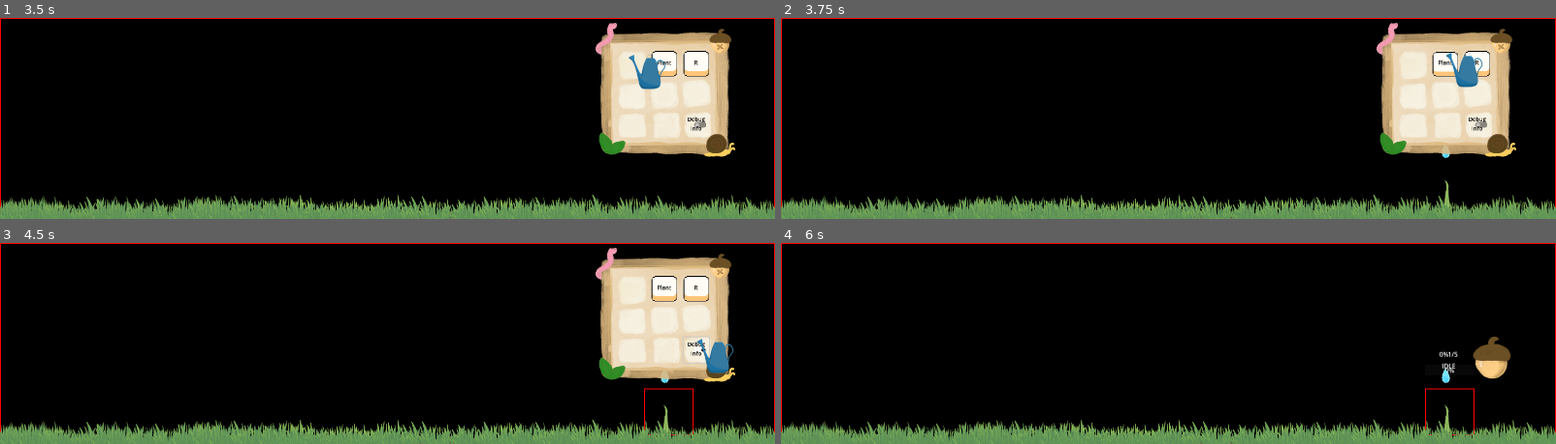
Above: before the commit, frames 1-4 (two rows, left to right).
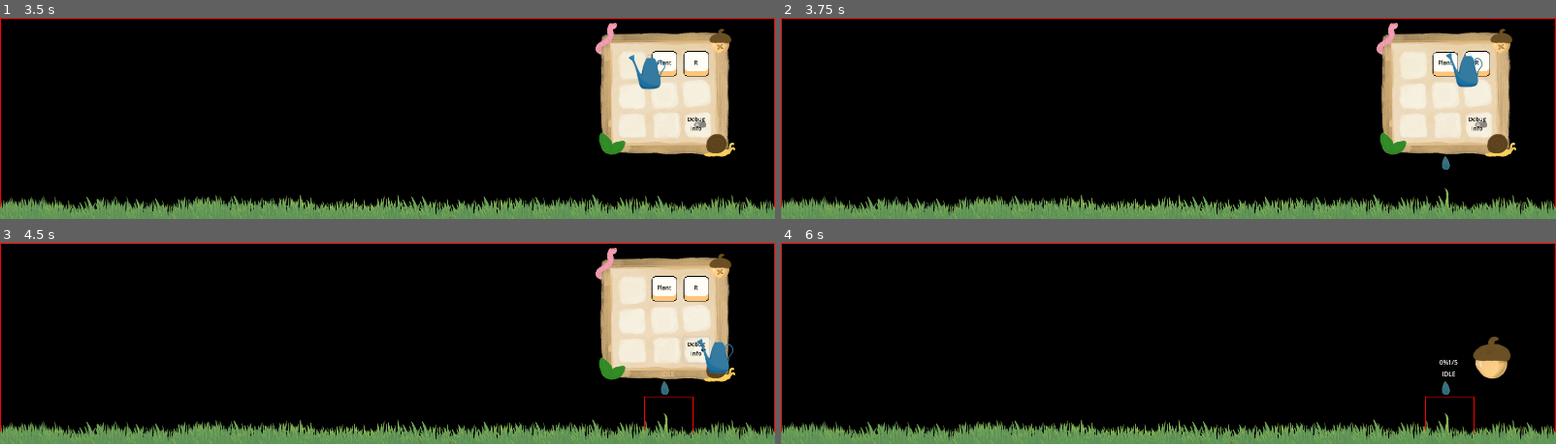
Above: after the commit, the same moments.

Repository: 9er-tom/desktop-forest
Game: Godot game, scene res://main.tscn
Two runs of this game, one before a commit and one after it. Both use one fixed random seed, a clock stepped at 60 frames per second and the inputs below.
Inputs (mouse positions are in pixels of both pictures, inside the frame that each line leads up to):
- Up to frame 1 (3.5 s): click (713, 132) at 0.5 s; click (720, 42) at 1.25 s; click (713, 132) at 2 s; click (627, 66) at 2.75 s
- Up to frame 2 (3.75 s): click "Plant" at 3.5 s
- Up to frame 3 (4.5 s): click "Debug Info" at 4.25 s
- Up to frame 4 (6 s): click "R" at 5 s; click (1501, 267) at 5.75 s

Frame 1 is identical in both runs. In frame 2, 0.1% of the frame differs, in the area x 85-87%, y 63-95%; in frame 3, 0.2%; in frame 4, 0.4%, in the area x 83-90%, y 53-96%.

Commit message:
water levle shader

Diff:
--- a/main.tscn
+++ b/main.tscn
@@ -217,6 +217,7 @@
 plantPrefabs = Array[PackedScene]([ExtResource("8_4c57u")])
 spawnButton = NodePath("../../ToolboxUi/toolbox/SpawnBtn")
 gridCellSize = Vector2i(200, 160)
+gridCellYMaxOffset = 50
 
 [node name="Grass" type="Node2D" parent="GroundSlot"]
 z_index = 200
--- a/prefabs/plant.tscn
+++ b/prefabs/plant.tscn
@@ -8,6 +8,7 @@
 [ext_resource type="Texture2D" uid="uid://cbdkpww4tf8ct" path="res://assets/plants/4.PNG" id="5_jiiti"]
 [ext_resource type="Texture2D" uid="uid://cmibvwsat2lwn" path="res://assets/plants/5.PNG" id="6_xrecf"]
 [ext_resource type="Texture2D" uid="uid://b7m2wddbrjvm5" path="res://assets/ui/waterdrop.png" id="8_8laha"]
+[ext_resource type="Shader" uid="uid://b1x2e4onsxwc2" path="res://shader/filling.gdshader" id="8_r0ox0"]
 
 [sub_resource type="ShaderMaterial" id="ShaderMaterial_nb6st"]
 shader = ExtResource("2_8laha")
@@ -41,6 +42,11 @@
 "speed": 5.0
 }]
 
+[sub_resource type="ShaderMaterial" id="ShaderMaterial_r0ox0"]
+resource_local_to_scene = true
+shader = ExtResource("8_r0ox0")
+shader_parameter/progress = 0.0
+
 [node name="Plant" type="Control"]
 layout_mode = 3
 anchors_preset = 15
@@ -70,25 +76,15 @@
 border_width = 2.0
 editor_only = false
 
-[node name="WaterProgress" type="ProgressBar" parent="."]
-layout_mode = 1
-anchors_preset = 10
-anchor_right = 1.0
-offset_left = -2.0
-offset_top = -60.0
-offset_right = 2.0
-offset_bottom = -33.0
-grow_horizontal = 2
-max_value = 2.5
-
 [node name="ThirstIcon" type="TextureRect" parent="."]
+material = SubResource("ShaderMaterial_r0ox0")
 layout_mode = 1
 anchors_preset = 5
 anchor_left = 0.5
 anchor_right = 0.5
 offset_left = -20.0
-offset_top = -50.0
-offset_bottom = -14.991
+offset_top = -40.0
+offset_bottom = -4.991
 grow_horizontal = 2
 texture = ExtResource("8_8laha")
 expand_mode = 5
--- a/scripts/groundSpawner.gd
+++ b/scripts/groundSpawner.gd
@@ -18,7 +18,7 @@
 	var currentGridX := gridCellSize.x/2
 	while currentGridX < screenSize.x - gridCellSize.x/2:
 		var gutter = randi_range(5, gridMaxGutter)
-		var spawnSlot :=Vector2i(currentGridX, gridCellSize.y - randi_range(10,gridCellYMaxOffset))
+		var spawnSlot :=Vector2i(currentGridX, gridCellSize.y - randi_range(30,gridCellYMaxOffset))
 		spawnGrid.append(spawnSlot)
 		currentGridX += gridCellSize.x + gutter
 
--- a/scripts/plant.gd
+++ b/scripts/plant.gd
@@ -6,21 +6,17 @@
 @export var wateringDuration: float
 
 @onready var debugButton: CheckButton = $"/root/Main/ToolboxUi/toolbox/DebugBtn"
-
 @onready var cursorTool: CursorTool = $"/root/Main/CursorTool"
 @onready var thirstIcon: TextureRect = $ThirstIcon
 @onready var sprite := $AnimatedSprite2D
-
 @onready var growthProgressBar: ProgressBar = $"DebugInfo/ProgressContainer/ProgressBar"
 @onready var growthStateLabel: Label = $"DebugInfo/StateLabel"
 @onready var growthProgressLabel: Label = $"DebugInfo/ProgressContainer/ProgressLabel"
-
 @onready var growthStages: int = sprite.sprite_frames.get_frame_count(sprite.animation)
 @onready var growTimer: Timer = $GrowTimer
 
 var currentGrowthStage := 1
-var waterTimer := 0.0
-
+var waterTimer         := 0.0
 enum PLANT_STATES {
 	IDLE,
 	WATERING,
@@ -29,6 +25,7 @@
 }
 var state := PLANT_STATES.IDLE
 
+
 func _process(delta: float) -> void:
 	growthStateLabel.text = PLANT_STATES.keys()[state]
 
@@ -36,7 +33,7 @@
 		PLANT_STATES.WATERING:
 			if waterTimer < wateringDuration:
 				waterTimer += delta
-				$WaterProgress.value = waterTimer
+				thirstIcon.material.set_shader_parameter("progress", waterTimer / wateringDuration)
 			elif growTimer.time_left == 0:
 				waterPlant()
 		PLANT_STATES.GROWING:
@@ -45,6 +42,7 @@
 			pass
 		PLANT_STATES.FULLY_GROWN:
 			return
+
 
 func _ready() -> void:
 	debugButton.pressed.connect(_on_debug_button)
@@ -60,16 +58,17 @@
 	_setup_progress_bar()
 
 	growTimer.wait_time = growthStageTime
-	$WaterProgress.max_value = wateringDuration
 
 	growTimer.timeout.connect(_on_grow_timer_timeout)
 	mouse_entered.connect(_on_mouse_enter)
 	mouse_exited.connect(_on_mouse_exit)
 
+
 func _setup_progress_bar() -> void:
 	$DebugInfo.position.y -= 100
 	growthProgressLabel.text = "{curr}/{max}".format({"curr": currentGrowthStage, "max": growthStages})
 	growthProgressBar.max_value = growthStageTime
+
 
 func _on_grow_timer_timeout() -> void:
 	sprite.frame += 1
@@ -79,10 +78,10 @@
 	else:
 		state = PLANT_STATES.IDLE
 		thirstIcon.visible = true
-		$WaterProgress.value = 0.0
 		growthProgressBar.value = 0.0
 	growthProgressLabel.text = "{curr}/{max}".format({"curr": currentGrowthStage, "max": growthStages})
 	growTimer.stop()
+
 
 func _gui_input(event: InputEvent) -> void:
 	if event.is_action_released("Interact"):
@@ -94,16 +93,19 @@
 				if state == PLANT_STATES.IDLE:
 					state = PLANT_STATES.WATERING
 
+
 func _on_mouse_enter() -> void:
 	sprite.material = outlineMaterial
+
 
 func _on_mouse_exit() -> void:
 	sprite.material = null
 
+
 func _on_debug_button():
 	$DebugInfo.visible = !$DebugInfo.visible
-	$WaterProgress.visible = !$WaterProgress.visible
 	$ReferenceRect.visible = !$ReferenceRect.visible
+
 
 func waterPlant() -> void:
 	state = PLANT_STATES.GROWING
--- /dev/null
+++ b/shader/filling.gdshader
@@ -0,0 +1,11 @@
+shader_type canvas_item;
+
+uniform float progress: hint_range(0.0, 1.0) = 0.;
+
+void fragment() {
+	vec4 color = texture(TEXTURE, UV);
+	color.rgb = mix(color.rgb, vec3(0,0,0).rgb, 0.5);
+	if (UV.y < 1. - progress) {
+		COLOR = color;
+	}
+}
Not shown: 1 places in prefabs/plant.tscn that only renumber resources
Not shown, added: shader/filling.gdshader.uid
